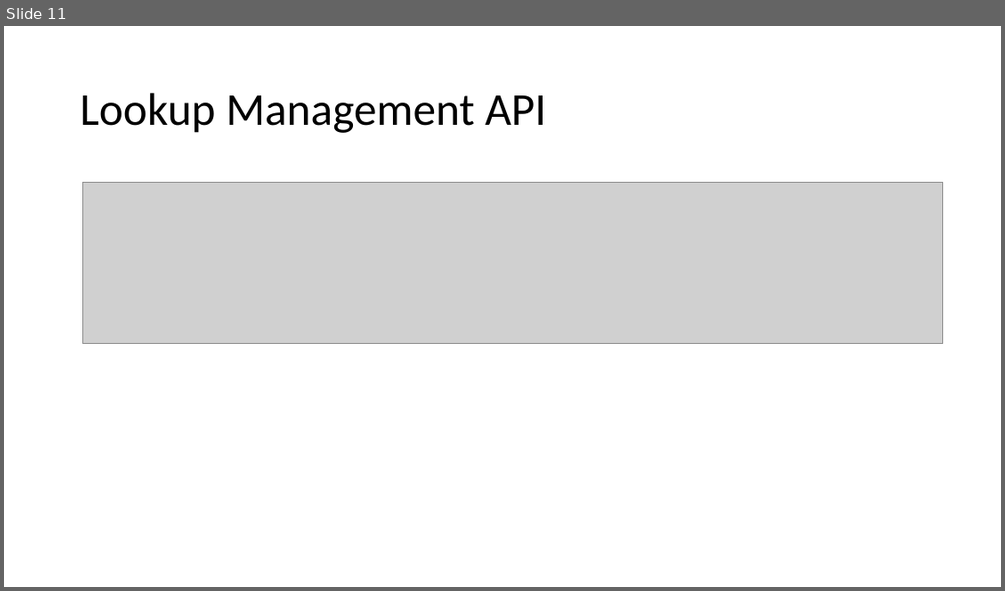
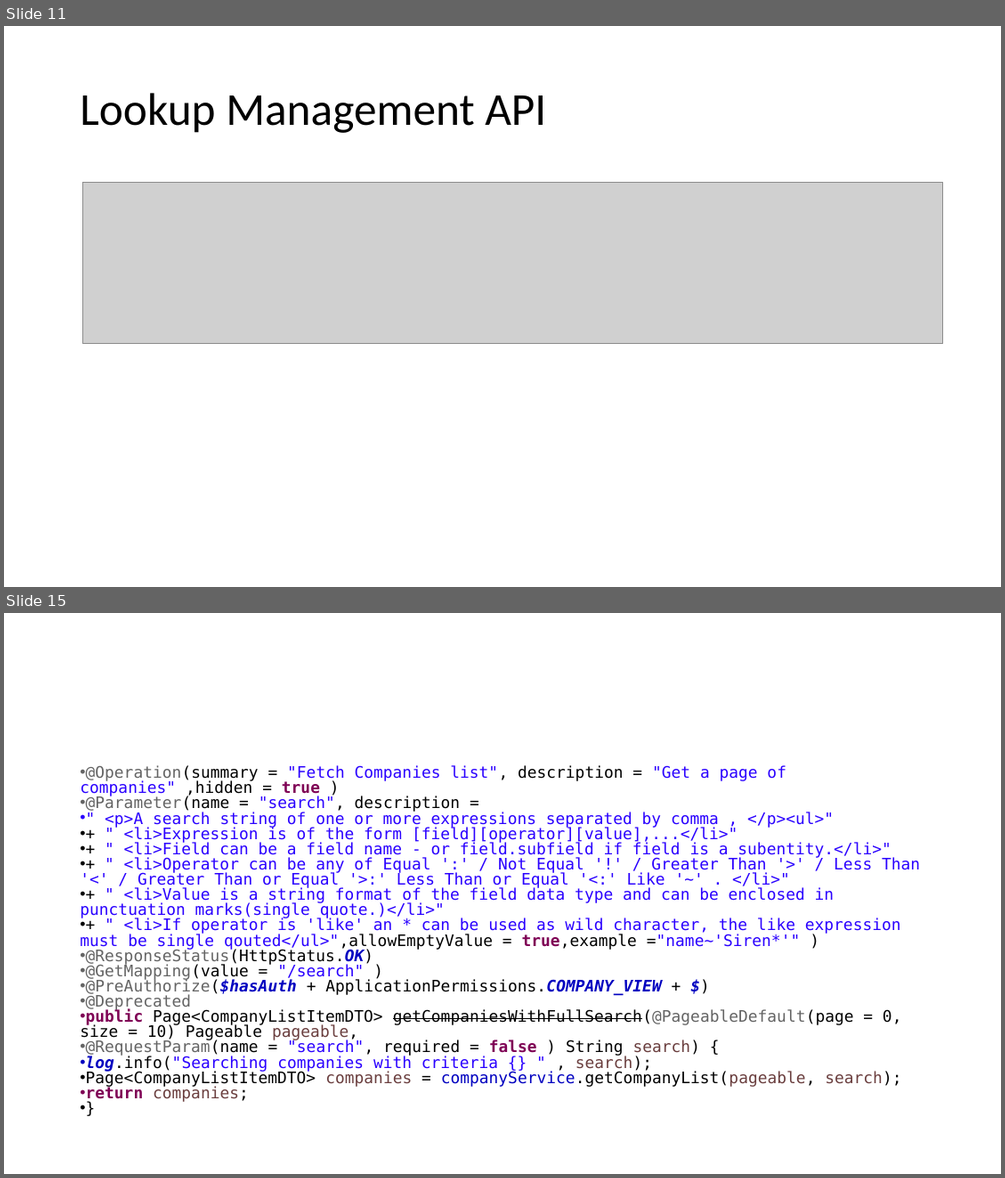
Before and after one commit to Oselan/commons, a slide deck: docs/LookupsDesign.pptx. Shown one above the other, each under a label of ours: slide 11 before the commit, slides 11 and 15 after it; the slides between them are not shown. The pictures are 1005x591 and 1005x1178 pixels, drawn with LibreOffice and Linux fonts; fonts in the diff are those of the drawing; grey boxes stand for pictures. Boxes give left, top, right and bottom in pixels: in the first picture for what was removed or moved away, otherwise in the second. Text is boxed around its words. In the diff, an @@ line names an element or a change of style, - is before the commit and + after.

```diff
--- a/docs/LookupsDesign.pptx
+++ b/docs/LookupsDesign.pptx
@@ slide 15 added at [4, 613, 1001, 1174], background #FFFFFF @@
@@ text added at [80, 765, 920, 1103], 15.3 pt, text #2A00FF @@
+• @Operation(summary = "Fetch Companies list", description = "Get a page of companies" ,hidden = true )
+• @Parameter(name = "search", description =
+• " <p>A search string of one or more expressions separated by comma , </p><ul>"
+• + " <li>Expression is of the form [field][operator][value],...</li>"
+• + " <li>Field can be a field name - or field.subfield if field is a subentity.</li>"
+• + " <li>Operator can be any of Equal ':' / Not Equal '!' / Greater Than '>' / Less Than '<' / Greater Than or Equal '>:' Less Than or Equal '<:' Like '~' . </li>"
+• + " <li>Value is a string format of the field data type and can be enclosed in punctuation marks(single quote.)</li>"
+• + " <li>If operator is 'like' an * can be used as wild character, the like expression must be single qouted</ul>",allowEmptyValue = true,example ="name~'Siren*'" )
+• @ResponseStatus(HttpStatus.OK)
+• @GetMapping(value = "/search" )
+• @PreAuthorize($hasAuth + ApplicationPermissions.COMPANY_VIEW + $)
+• @Deprecated
+• public Page<CompanyListItemDTO> getCompaniesWithFullSearch(@PageableDefault(page = 0, size = 10) Pageable pageable,
+• @RequestParam(name = "search", required = false ) String search) {
+• log.info("Searching companies with criteria {} " , search);
+• Page<CompanyListItemDTO> companies = companyService.getCompanyList(pageable, search);
+• return companies;
+• }
```
Also in this commit, not shown: 1 slide changed, 3 other slides added, 48 other files.
